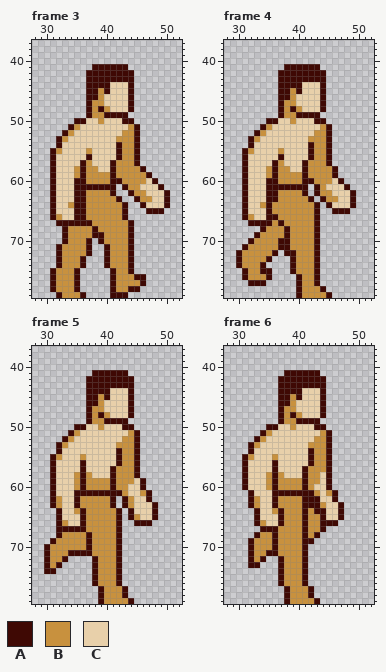
Edited in one commit: pixel-art file (support/Seraphina-walk.aseprite). Above: the version before the commit.
80x80 pixels, 12 frames. Shown: frame 3: x 28..52, y 37..79; frame 4: x 28..52, y 37..79; frame 5: x 28..52, y 37..79; frame 6: x 28..52, y 37..79. The commit also changed other frames, which this record leaves out.
Palette (. is transparent): A #3f0904  B #c8913e  C #e8d0aa
Pixels before, frame 3, first column x 31:
41 .......AAAAAA.......
42 ......AAAAAAAA......
43 ......AAAAAAAA......
44 ......AAAACCCA......
45 ......AABACCCA......
46 ......AABCCCCA......
47 ......ABBCCCCA......
48 ......ABABCCCA......
49 ......ABBAAAA.......
50 ....AACCBCCCAA......
51 ...ABCCCCCCCCBA.....
52 ..ABCCCCCCCCBBA.....
53 .ABCCCCCCCCBBBA.....
54 .ACCCCCCCCCABBA.....
55 ABCCCCBCCCCABBA.....
56 ACCCCCACCCCABBA.....
57 ACCCCABCCCABBBA.....
58 ACCCBABBCCABBBBA....
59 ACCCBABBBBABBBBBA...
60 ACCCAABBBBAABBBBCA..
61 ACCCAAAAAAA.ABBCCCA.
62 ACCCAABBBBA..ABBCCCA
63 ACCCAABBBBBA..ABBCCA
64 ACCBAABBBBBBA..ACCCA
65 ACCCAABBBBBBA...AAA.
66 ABCCAABBBBBBA.......
67 .AAAAAABBBBBBA......
68 ..ABBBBABBBBBA......
69 ..ABBBBAABBBBA......
70 ..ABBBA.ABBBBA......
71 .ABBBBA..ABBBA......
72 .ABBBBA..ABBBA......
73 .ABBBA...ABBBA......
74 .ABBBA...ABBBA......
75 ABBBA.....ABBA......
76 ABBBA.....ABBBAA....
77 ABBBA.....ABBBBA....
78 ABBBA.....ABBAA.....
79 .ABBBA....AAA.......
Pixels before, frame 4, first column x 30:
41 ........AAAAAA......
42 .......AAAAAAAA.....
43 .......AAAAAAAA.....
44 .......AAAACCCA.....
45 .......AABACCCA.....
46 .......AABCCCCA.....
47 .......ABBCCCCA.....
48 .......ABABCCCA.....
49 .......ABBAAAA......
50 .....AACCBCCCAA.....
51 ....ABCCCCCCCCBA....
52 ...ABCCCCCCCCBBA....
53 ..ABCCCCCCCCBBBA....
54 ..ACCCCCCCCCABBA....
55 .ABCCCCBCCCCABBA....
56 .ACCCCCACCCCABBA....
57 .ACCCCABCCCABBBA....
58 .ACCCBABBCCABBBBA...
59 .ACCCBABBBBABBBBA...
60 .ACCCAABBBBAABBBCA..
61 .ACCCAAAAAAA.ABCCCA.
62 .ACCCAABBBBA.ABBCCCA
63 .ACCCAABBBBBA.ABBCCA
64 .ACCBABBBBBBBA.ACCCA
65 .ACCCABBBBBBBA..AAA.
66 .ABCCAABBBBBBA......
67 ..AAAABABBBBBA......
68 ....ABBBABBBBA......
69 ...ABBBBABBBBA......
70 ..ABBBBAABBBBA......
71 .ABBBBBAABBBBA......
72 ABBBBBA.AABBBA......
73 ABBBBA...ABBBA......
74 ABBBA....ABBBA......
75 .ABBAA...ABBBA......
76 .ABBBA....ABBA......
77 ..AAA.....ABBA......
78 ..........ABBBA.....
79 ..........ABBBBA....
Pixels before, frame 5, first column x 30:
41 ........AAAAAA.....
42 .......AAAAAAAA....
43 .......AAAAAAAA....
44 .......AAAACCCA....
45 .......AABACCCA....
46 .......AABCCCCA....
47 .......ABBCCCCA....
48 .......ABABCCCA....
49 .......ABBAAAA.....
50 .....AACCBCCCAA....
51 ....ABCCCCCCCCBA...
52 ...ABCCCCCCCCBBA...
53 ..ABCCCCCCCCBBBA...
54 ..ACCCCCCCCCABBA...
55 .ABCCCBCCCCCABBA...
56 .ACCCCACCCCCABBA...
57 .ACCCCACCCCABBBA...
58 .ACCCBABCCCABBBA...
59 .ACCCBABBBBABBBCA..
60 .ACCCBABBBBABBCCA..
61 .ACCCAAAAAAAABCCBA.
62 .ABCCABBBBBA.ABCCA.
63 .ABCCABBBBBA.ABCCCA
64 ..ACCBABBBBBA.ACCCA
65 ..ACCCABBBBBA.ABCCA
66 ..ABCCABBBBBA..AAA.
67 ..AAAAABBBBBA......
68 ..ABBBBABBBBA......
69 .ABBBBBABBBBA......
70 ABBBBBBABBBBA......
71 ABBBAAAABBBBA......
72 ABBA....ABBBA......
73 ABA.....ABBBA......
74 AA......ABBBA......
75 ........ABBBA......
76 ........ABBBA......
77 .........ABBBA.....
78 .........ABBBA.....
79 .........ABBBBA....
Pixels before, frame 6, first column x 31:
41 .......AAAAAA....
42 ......AAAAAAAA...
43 ......AAAAAAAA...
44 ......AAAACCCA...
45 ......AABACCCA...
46 ......AABCCCCA...
47 ......ABBCCCCA...
48 ......ABABCCCA...
49 ......ABBAAAA....
50 ....AACCBCCCAA...
51 ...ABCCCCCCCCBA..
52 ..ABCCCCCCCCBBA..
53 .ABCCCCCCCCBBBA..
54 .ACCCCCCCCCABBA..
55 ABCCCBCCCCCABBA..
56 ACCCCACCCCCABBA..
57 ACCCCACCCCABBBA..
58 ACCCBABCCCABBCA..
59 ACCCBABBBBABBCA..
60 ACCCBABBBBABCCA..
61 .ACCCAAAAAAABCBA.
62 .ABCCABBBBAAACCA.
63 .ABCCABBBBAAABCCA
64 ..ACCBABBBABAACCA
65 ..ACCCABBBABBACCA
66 ..ABCCABBBABBAAA.
67 ...AAABBBBABBA...
68 ..ABBABBBBABA....
69 .ABBBABBBBAA.....
70 .ABBBABBBBA......
71 .ABBAABBBBA......
72 .ABA..ABBBA......
73 .AA...ABBBA......
74 ......ABBBA......
75 ......ABBBA......
76 ......ABBBA......
77 .......ABBBA.....
78 .......ABBBA.....
79 .......ABBBBA....
After the commit:
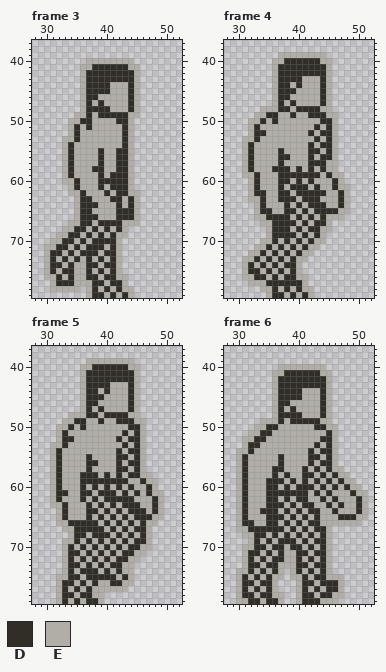
Colours new in this view: D #302e27  E #b0aea7
The author wrote: New Walk Sprite Order This new walk sprite order makes walking look more fluid
The exact change:
layer "Colour" now hidden
layer "B&W" now shown
Changed rows in their new state; - is an unchanged pixel.
Frame 3:
first column x 30:
40 -------EEEEEEEE------
41 ------EEDDDDDDEE-----
42 ------EDDDDDDDDE-----
43 ------EDDDDDDDDE-----
44 ------EDDDDEEEDE-----
45 ------EDDDDEEEDE-----
46 ------EDDEEEEEDE-----
47 ------EDEDEEEEDE-----
48 ------EDDDDEEEDE-----
49 -----EEDEDDDDDEE-----
50 ----EEDDEEEEDDE------
51 ----EDEDEEEEEDE.-----
52 ---.EDEEEEEEEDE.-----
53 --.EEDEEEEEEEDE.-----
54 --.EDEEEEEEEEDE.-----
55 -..EDEEEEDEEDDE.-----
56 -..EDEEEEDEEDDE.-----
57 -..EDEEEEDEEDDE.-----
58 -..EDEEEDDEEDDE..----
59 -..EDEEEEDEDDDE...---
60 -..EEDEEEDDDDDE....--
61 -...EDEEEDEDDDE.....-
62 -...EEDEEEDEDDEE.....
63 -....EDDEEEDDEDE.....
64 -....EDDDEEEDEDE.....
65 -....EDDEEEEDDDE-...-
66 -....EDDDEEEDDDE-----
67 --..EEDDEDDDDEEE-----
68 ---EEDDEDEDEDE.------
69 --EEDDEDEDEDEE.------
70 -EEDDEDEDDDDE..------
71 EEDDEDEDDDEDE..------
72 EDDEDEDDDEDDE..------
73 EDEDEDEDEDEDE..------
74 EDDEDEEDDEDDE..------
75 EDEDDEEDEDEDE..------
76 EEDEDEEDDEDDEE...----
77 -EDDDEEEDDEDDE...----
78 -EEEEE-EDEDEDEE.-----
79 --.....EDDEDEDE------
Frame 4:
first column x 30:
39 -------EEEEEEEE-----
40 ------EEDDDDDDEE----
41 ------EDDDDDDDDE----
42 ------EDDDDDDDDE----
43 ------EDDDDEEEDE----
44 ------EDDEDEEEDE----
45 ------EDDDEEEEDE----
46 ------EDDEEEEEDE----
47 ------EDEDEEEEDE----
48 ----EEEDDEDDDDEE----
49 ---EEDDEEDEEDDDEE---
50 --EEDEDEEEEEEEDDE---
51 --EDEEEEEEEEEDEDE---
52 --EDDEEEEEEEDEDDE---
53 -EEDEEEEEEEEEDEDE---
54 -EDEEEEEEEEEDEDDE---
55 -EDEEEEDEEEEDDEDE---
56 -EDEEEEDDEEEDEDDE---
57 -EDEEEEDEEEEDDDEE---
58 -EDEEEDDDEDEDEDEE---
59 -EEDEEEDDDDDDDEDEE--
60 -.EDEEEDDEDEDEEEDE--
61 -.EDEEEDEDDDEDEEDEE-
62 -.EDDEEDDEDDDDDEEDE.
63 -.EEDEEDDDEDDDEEEDE.
64 -..EDEEEDEDEDDDEEDE.
65 -..EDDEEDDEDEDDDDEE-
66 -..EEDDDDEDEDEDEEE--
67 --..EEDDDDEDEDDE----
68 ----.EDDDEDEDDEE----
69 ---..EDDDDEDEDE-----
70 --..EEDEDEDEDEE-----
71 -..EEDEDEDEDEE------
72 ..EEDEDEDEDEE.------
73 .EEDEDEDEDEE..------
74 .EDEDEDEDDE...------
75 -EDDEDEDEDE...------
76 -EEDDEDEDDEE..------
77 --EEEDDDDDDE..------
78 ----EEDEDEDEE..-----
79 -----EDDEDEDE...----
Frame 5:
first column x 30:
39 -------EEEEEEEE-----
40 ------EEDDDDDDEE----
41 ------EDDDDDDDDE----
42 ------EDDDDDDDDE----
43 ------EDDDDEEEDE----
44 ------EDDEDEEEDE----
45 ------EDDDEEEEDE----
46 ------EDDEEEEEDE----
47 ------EDEDEEEEDE----
48 ----EEEDDEDDDDEE----
49 ---EEDDEEDEEDDDEE---
50 --EEDEDEEEEEEEDDE---
51 --EDEEEEEEEEEDEDE---
52 --EDDEEEEEEEDEDDE---
53 -EEDEEEEEEEEEDEDE---
54 -EDEEEEEEEEEDEDDE---
55 -EDEEEEDEEEEDDEDE---
56 -EDEEEEDDEEEDEDDE---
57 -EDEEEEDEEEEDDEDE---
58 -EDEEEDDDEDEDEDDEE--
59 -EDEEEDDDDDDDDEEDEE-
60 -EDEEEDEDEDEDEDEEDE-
61 -EDDEEDDEDDDEDEDEDEE
62 -EDEEEDEDEDDDDDEEEDE
63 -EEDEEEDEDEDEDDDEEDE
64 --EDEEEDDEDEDEDDDEDE
65 --EDEEEDEDEDEDEDDDEE
66 --EEDDDDDEDEDEDEDEE-
67 --.EEDDDDDEDEDEDDE--
68 --..EDDEDDDEDEDEDE--
69 -..EEDEDEDEDEDEDDE--
70 ...EDEDEDEDEDEDDEE--
71 ...EDDEDEDEDEDDEE---
72 ...EDEDEDEDEDDEE----
73 ...EDDEDEDEDDEE-----
74 ..-EDEDDDEDEDEE-----
75 --EEDDEDDDDDEDE-----
76 --EDDEDEDEEDDEE-----
77 --EDEDEDEEEEEE------
78 --EDDEDDEE....------
79 --EDEDEDDE.....-----
Frame 6:
first column x 30:
40 -------EEEEEEEE-------
41 ------EEDDDDDDEE------
42 ------EDDDDDDDDE------
43 ------EDDDDDDDDE------
44 ------EDDDDEEEDE------
45 ------EDDDDEEEDE------
46 ------EDDEEEEEDE------
47 ------EDEDEEEEDE------
48 ------EDDDDEEEDE------
49 ----EEEDEDDDDDEE------
50 ---EEDDEEEEEEDDEE-----
51 --EEDDEEEEEEEEEDE-----
52 -EEDDEEEEEEEEEDDE-----
53 -EDDEEEEEEEEEDEDE-----
54 EEDEEEEEEEEEDEDDE-----
55 EDEEEEEDEEEEDDEDE-----
56 EDEEEEEDEEEEDEDDE-----
57 EDEEEEDDEEEDEDEDEE----
58 EDEEEEDEDEEDDEDEDEE---
59 EDEEEDDDEDEDEDEDEDEE--
60 EDEEEDDEDEDDDEDEDEDEE-
61 EDEEEDDDDDDDEDEDEEEDEE
62 EDEEEDDEDEDDEEDEDEEEDE
63 EDEEEDDDEDEDDEEDEDEEDE
64 EDEEDDDEDEDEDDEEDEEEDE
65 EDEEEDDDEDEDEDEEEDDDEE
66 EDDEEDDEDEDEDDEEEEEEE-
67 EEDDDDDDEDEDEDDE------
68 -EEDDEDEDEDEDEDE------
69 --EDEDEDDDEDEDDE------
70 -EEDDEDDEDDEDEDE------
71 -EDDEDEDEEDDEDDE------
72 -EDEDEDDEEDEDEDE------
73 -EDDEDDEEEDDEDDE------
74 EEDEDEDE.EDEDEDE------
75 EDEDEDEE.EEDEDDEEE----
76 EDDEDDE...EDDEDDDE----
77 EDEDEDE-..EDEDEDDE----
78 EDDEDDEE..EDDEDDEE----
79 EEDDEDDE..EDDDEEE-----
Where, in picture pixels (left, top, right, bottom), the same in both pictures:
changed: (44, 58, 170, 298)
changed: (236, 52, 356, 298)
changed: (44, 358, 164, 604)
changed: (236, 364, 368, 604)
